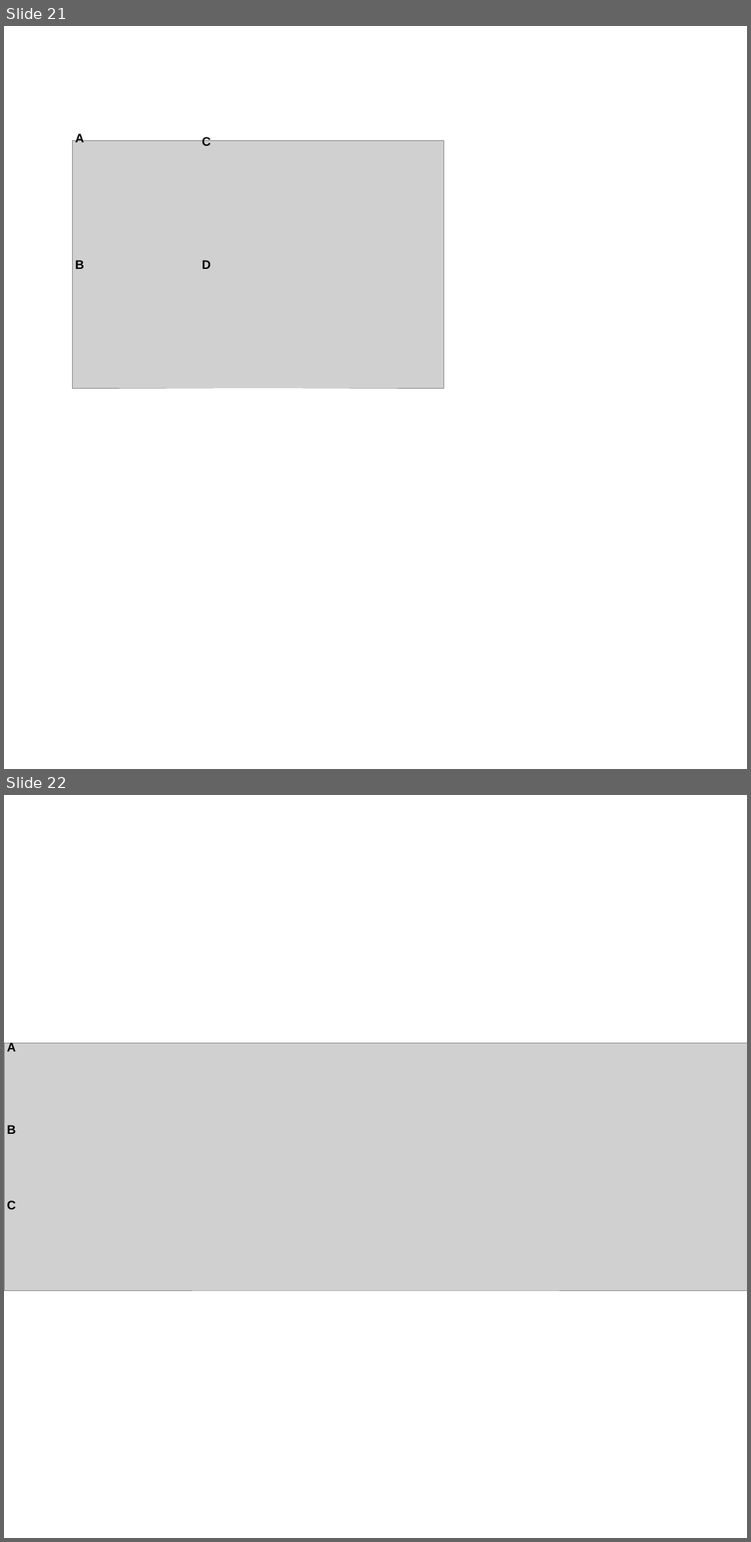
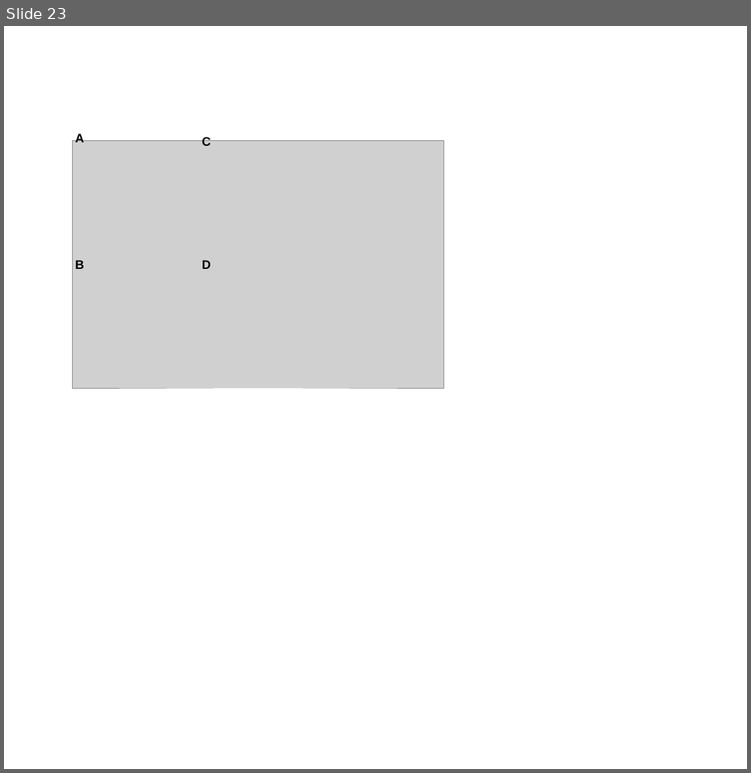
Before and after one commit to jon-mah/demo_for_ccgb, a slide deck: Summary/figures.pptx. Shown one above the other, each under a label of ours: slides 21 and 22 before the commit, slide 23 after it. The pictures are 751x1542 and 751x773 pixels, drawn with LibreOffice and Linux fonts; fonts in the diff are those of the drawing; grey boxes stand for pictures. Boxes give left, top, right and bottom in pixels: in the first picture for what was removed or moved away, otherwise in the second. Text is boxed around its words. In the diff, an @@ line names an element or a change of style, - is before the commit and + after.

```diff
--- a/Summary/figures.pptx
+++ b/Summary/figures.pptx
@@ slide 22 removed at (x1=4, y1=795, x2=747, y2=1538), background #FFFFFF @@
@@ picture removed at (x1=4, y1=1043, x2=747, y2=1290) @@
@@ text removed at (x1=7, y1=1042, x2=16, y2=1051) @@
-A
@@ text removed at (x1=7, y1=1125, x2=16, y2=1134) @@
-B
@@ text removed at (x1=7, y1=1200, x2=16, y2=1209) @@
-C
@@ what was slide 21 is now slide 23 @@
```
Also in this commit, not shown: 4 slides added, 15 other files.
